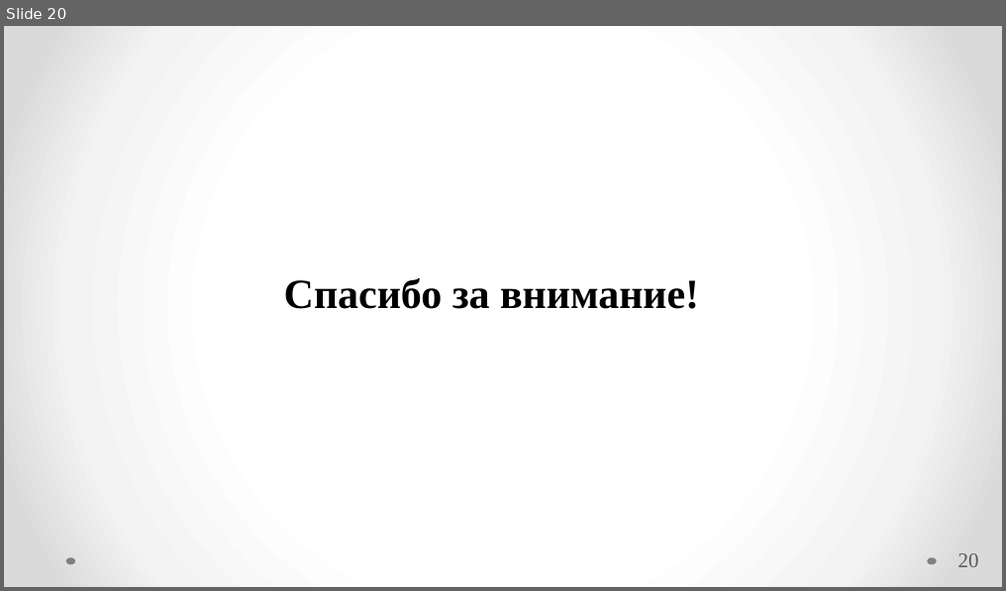
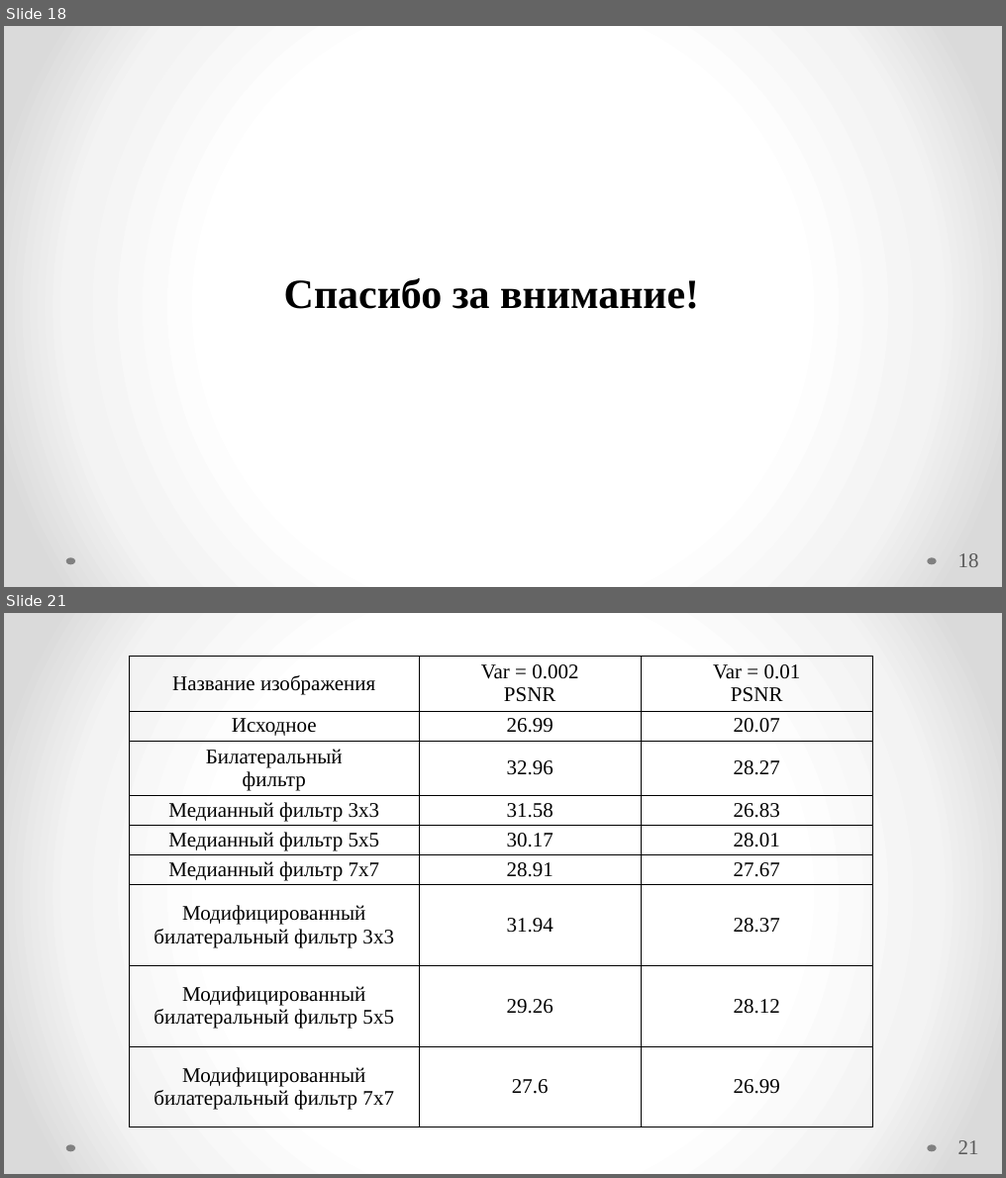
Before and after one commit to Radiophantom/master_yoda, a slide deck: VKR.pptx. Shown one above the other, each under a label of ours: slide 20 before the commit, slides 18 and 21 after it; the slides between them are not shown. The pictures are 1006x591 and 1006x1178 pixels, drawn with LibreOffice and Linux fonts; fonts in the diff are those of the drawing. Boxes give left, top, right and bottom in pixels: in the first picture for what was removed or moved away, otherwise in the second. Text is boxed around its words. In the diff, an @@ line names an element or a change of style, - is before the commit and + after.

```diff
--- a/VKR.pptx
+++ b/VKR.pptx
@@ slide 21 added at [4,613,1002,1174], background gradient #FFFFFF to #F4F4F4 to #DADADA; not listed: 2 template elements that a slide beside it also shows @@
@@ table added at [129,656,873,1128], 9 rows, 3 columns @@
+Название изображения | Var = 0.002 / PSNR | Var = 0.01 / PSNR
+Исходное | 26.99 | 20.07
+Билатеральный / фильтр | 32.96 | 28.27
+Медианный фильтр 3х3 | 31.58 | 26.83
+Медианный фильтр 5х5 | 30.17 | 28.01
+Медианный фильтр 7х7 | 28.91 | 27.67
+Модифицированный билатеральный фильтр 3х3 | 31.94 | 28.37
+Модифицированный билатеральный фильтр 5х5 | 29.26 | 28.12
+Модифицированный билатеральный фильтр 7х7 | 27.6 | 26.99
@@ page number added at [958,1141,979,1155], 20 pt, text #595959 @@
+21
@@ what was slide 20 is now slide 18 @@
@@ page number at [958,554,979,568]: text changed @@
-20
+18
```
Also in this commit, not shown: 10 slides changed, 7 other slides added, 6 slides removed, 5 other files.
